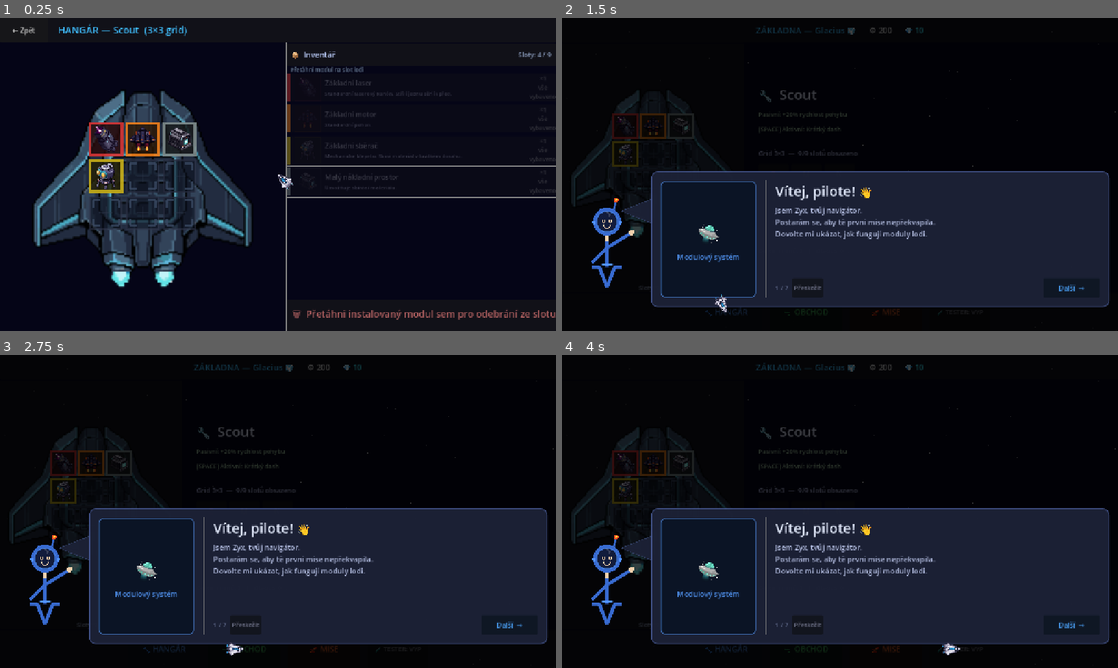
Above: before the commit, frames 1-4 (two rows, left to right).
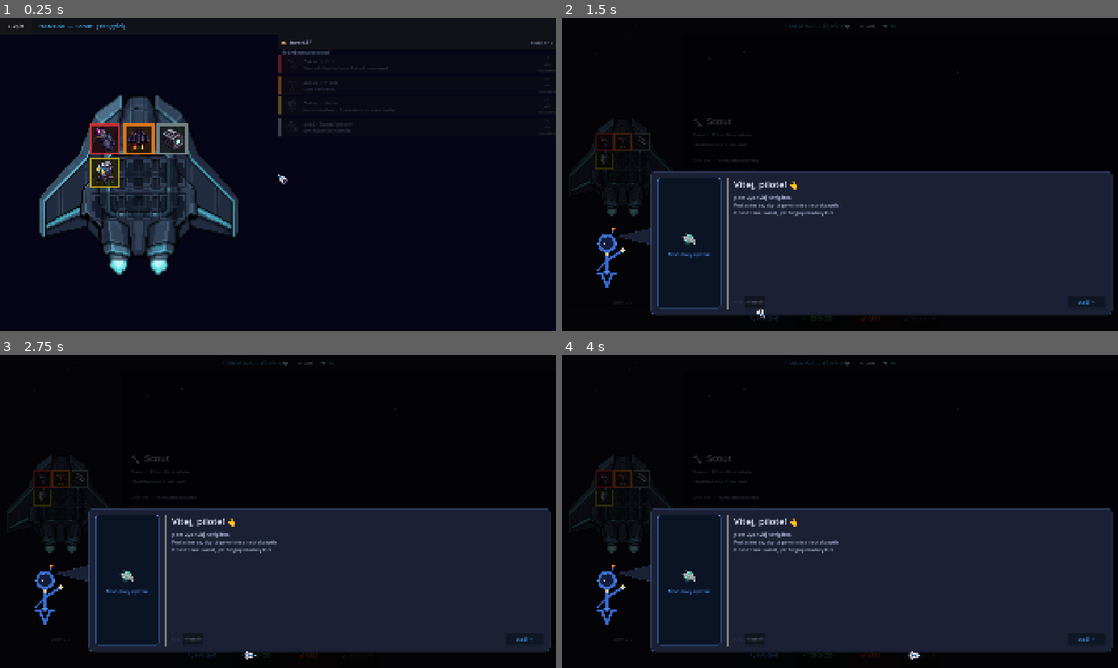
Above: after the commit, the same moments.

Repository: goldy714/Voidascend
Game: Godot game, scene res://scenes/hangar.tscn
Two runs of this game, one before a commit and one after it. Both use one fixed random seed, a clock stepped at 60 frames per second and the inputs below. This scene is started directly instead of the project's main scene.
Inputs:
- Up to frame 1 (0.25 s): no input
- Up to frame 2 (1.5 s): click "← Zpět" at 0.5 s; click "🔧 HANGÁR" at 1.25 s
- Up to frame 3 (2.75 s): click "🛒 OBCHOD" at 2 s
- Up to frame 4 (4 s): click "🚀 MISE" at 2.75 s; click "🧪 TESTER: VYP" at 3.5 s

The runs differ from the first frame. In frame 1, 11% of the frame differs, in the area x 1-100%, y 1-100%; in frame 2, 9.2%; in frame 3, 9.2%; in frame 4, 9.2%.

Commit message:
Improve hangar module removal

Diff:
--- a/project.godot
+++ b/project.godot
@@ -27,8 +27,8 @@
 
 [display]
 
-window/size/viewport_width=1280
-window/size/viewport_height=720
+window/size/viewport_width=1920
+window/size/viewport_height=1080
 window/stretch/mode="canvas_items"
 
 [rendering]
--- a/scripts/hangar.gd
+++ b/scripts/hangar.gd
@@ -1,13 +1,28 @@
 extends Node2D
+
+const HangarDragPreview = preload("res://scripts/hangar_drag_preview.gd")
 
 var _inventory_container: VBoxContainer
 var _info_label:          Label
 var _slots_lbl:           Label
 var _ship_view:           Control   # ShipHangarView
+var _right_drop_area:     Control
+var _right_drop_overlay:  Control
 
 func _ready() -> void:
 	_build_background()
 	_build_ui()
+	set_process(false)
+
+func _process(_delta: float) -> void:
+	if not is_instance_valid(_right_drop_overlay) or not _right_drop_overlay.visible:
+		set_process(false)
+		return
+	var pointer_inside: bool = _right_drop_area.get_global_rect().has_point(
+		_right_drop_area.get_global_mouse_position()
+	)
+	if not pointer_inside or not Input.is_mouse_button_pressed(MOUSE_BUTTON_LEFT):
+		_show_right_drop_overlay(false)
 
 func _unhandled_input(event: InputEvent) -> void:
 	if event.is_action_pressed("ui_cancel") and not event.is_echo():
@@ -73,11 +88,19 @@
 	split.add_child(divider)
 
 	# ── Right half: inventory ─────────────────────────────────────
+	var right_panel := Control.new()
+	right_panel.custom_minimum_size = Vector2(540, 0)
+	right_panel.size_flags_horizontal = Control.SIZE_EXPAND_FILL
+	right_panel.size_flags_vertical = Control.SIZE_EXPAND_FILL
+	right_panel.mouse_filter = Control.MOUSE_FILTER_PASS
+	split.add_child(right_panel)
+	_right_drop_area = right_panel
+
 	var right_vbox := VBoxContainer.new()
-	right_vbox.custom_minimum_size = Vector2(540, 0)
+	right_vbox.set_anchors_preset(Control.PRESET_FULL_RECT)
 	right_vbox.size_flags_vertical = Control.SIZE_EXPAND_FILL
 	right_vbox.add_theme_constant_override("separation", 0)
-	split.add_child(right_vbox)
+	right_panel.add_child(right_vbox)
 
 	# Inventory header
 	var hdr := PanelContainer.new()
@@ -121,32 +144,135 @@
 	_inventory_container.add_theme_constant_override("separation", 2)
 	scroll.add_child(_inventory_container)
 
-	# Unequip drop zone at the bottom
-	var drop_zone := PanelContainer.new()
-	drop_zone.custom_minimum_size = Vector2(0, 72)
-	right_vbox.add_child(drop_zone)
-
-	var dz_lbl := Label.new()
-	dz_lbl.text = "  🗑  Přetáhni instalovaný modul sem pro odebrání ze slotu"
-	dz_lbl.vertical_alignment = VERTICAL_ALIGNMENT_CENTER
-	dz_lbl.add_theme_font_size_override("font_size", 22)
-	dz_lbl.add_theme_color_override("font_color", Color(0.70, 0.38, 0.38))
-	drop_zone.add_child(dz_lbl)
-
-	drop_zone.set_drag_forwarding(
-		func(_pos: Vector2) -> Variant: return null,
-		func(_pos: Vector2, data: Variant) -> bool:
-			return data is Dictionary and data.get("type") == "slot_module",
-		func(_pos: Vector2, data: Variant) -> void:
-			var from_slot: int = data.get("from_slot", -1)
-			if from_slot >= 0:
-				GameData.unequip_module(from_slot)
-				_set_info("✓ Modul odebrán ze slotu")
-				_refresh_inventory()
-				_ship_view.rebuild(_refresh_inventory)
+	_build_right_drop_overlay(right_panel)
+	_bind_right_drop_area(right_panel)
+	_bind_right_drop_area(right_vbox)
+	_bind_right_drop_area(hdr)
+	_bind_right_drop_area(hint_lbl)
+	_bind_right_drop_area(scroll)
+	_bind_right_drop_area(_inventory_container)
+
+	_refresh_inventory()
+
+func _build_right_drop_overlay(parent: Control) -> void:
+	var overlay := PanelContainer.new()
+	overlay.set_anchors_preset(Control.PRESET_FULL_RECT)
+	overlay.visible = false
+	overlay.mouse_filter = Control.MOUSE_FILTER_IGNORE
+
+	var style := StyleBoxFlat.new()
+	style.bg_color = Color(0.04, 0.06, 0.10, 0.88)
+	style.border_color = Color(0.95, 0.62, 0.18, 0.95)
+	style.border_width_left = 3
+	style.border_width_top = 3
+	style.border_width_right = 3
+	style.border_width_bottom = 3
+	style.set_corner_radius_all(6)
+	overlay.add_theme_stylebox_override("panel", style)
+	parent.add_child(overlay)
+	_right_drop_overlay = overlay
+
+	var margin := MarginContainer.new()
+	margin.set_anchors_preset(Control.PRESET_FULL_RECT)
+	margin.add_theme_constant_override("margin_left", 28)
+	margin.add_theme_constant_override("margin_top", 28)
+	margin.add_theme_constant_override("margin_right", 28)
+	margin.add_theme_constant_override("margin_bottom", 28)
+	overlay.add_child(margin)
+
+	var center := CenterContainer.new()
+	center.size_flags_horizontal = Control.SIZE_EXPAND_FILL
+	center.size_flags_vertical = Control.SIZE_EXPAND_FILL
+	margin.add_child(center)
+
+	var box := VBoxContainer.new()
+	box.alignment = BoxContainer.ALIGNMENT_CENTER
+	box.add_theme_constant_override("separation", 12)
+	center.add_child(box)
+
+	var icon_lbl := Label.new()
+	icon_lbl.text = "⚙"
+	icon_lbl.horizontal_alignment = HORIZONTAL_ALIGNMENT_CENTER
+	icon_lbl.add_theme_font_size_override("font_size", 52)
+	icon_lbl.add_theme_color_override("font_color", Color(1.0, 0.76, 0.30))
+	box.add_child(icon_lbl)
+
+	var title_lbl := Label.new()
+	title_lbl.text = "ODINSTALOVAT MODUL Z LODI"
+	title_lbl.horizontal_alignment = HORIZONTAL_ALIGNMENT_CENTER
+	title_lbl.add_theme_font_size_override("font_size", 24)
+	title_lbl.add_theme_color_override("font_color", Color(1.0, 0.88, 0.48))
+	box.add_child(title_lbl)
+
+	var hint_lbl := Label.new()
+	hint_lbl.text = "Pusť modul kdekoliv vpravo"
+	hint_lbl.horizontal_alignment = HORIZONTAL_ALIGNMENT_CENTER
+	hint_lbl.add_theme_font_size_override("font_size", 17)
+	hint_lbl.add_theme_color_override("font_color", Color(0.76, 0.82, 0.90))
+	box.add_child(hint_lbl)
+
+	var sub_lbl := Label.new()
+	sub_lbl.text = "Modul se vrátí do inventáře"
+	sub_lbl.horizontal_alignment = HORIZONTAL_ALIGNMENT_CENTER
+	sub_lbl.add_theme_font_size_override("font_size", 14)
+	sub_lbl.add_theme_color_override("font_color", Color(0.48, 0.55, 0.66))
+	box.add_child(sub_lbl)
+
+func _bind_right_drop_area(area: Control) -> void:
+	area.set_drag_forwarding(
+		func(_pos: Vector2) -> Variant:
+			return _right_drop_get_drag_data(area),
+		_right_drop_can_drop_data,
+		_right_drop_data
 	)
 
-	_refresh_inventory()
+func _bind_right_drop_area_tree(root: Node) -> void:
+	if root is Control:
+		_bind_right_drop_area(root as Control)
+	for child in root.get_children():
+		_bind_right_drop_area_tree(child)
+
+func _right_drop_get_drag_data(area: Control) -> Variant:
+	var module_id: String = _find_inventory_module_id(area)
+	if not module_id.is_empty() and GameData.available_count(module_id) > 0:
+		area.set_drag_preview(HangarDragPreview.make(module_id))
+		return {"type": "module", "module_id": module_id, "from_slot": -1}
+	return null
+
+func _find_inventory_module_id(start: Node) -> String:
+	var node: Node = start
+	while is_instance_valid(node) and node != _inventory_container:
+		var module_id_value: Variant = node.get("module_id")
+		if module_id_value is String:
+			var module_id: String = module_id_value
+			if not module_id.is_empty():
+				return module_id
+		node = node.get_parent()
+	return ""
+
+func _right_drop_can_drop_data(_pos: Vector2, data: Variant) -> bool:
+	var can_drop: bool = false
+	if data is Dictionary:
+		can_drop = data.get("type", "") == "slot_module"
+	_show_right_drop_overlay(can_drop)
+	return can_drop
+
+func _right_drop_data(_pos: Vector2, data: Variant) -> void:
+	_show_right_drop_overlay(false)
+	var from_slot: int = data.get("from_slot", -1)
+	if from_slot >= 0:
+		GameData.unequip_module(from_slot)
+		_set_info("✓ Modul odinstalován z lodi")
+		_refresh_inventory()
+		_ship_view.rebuild(_refresh_inventory)
+
+func _show_right_drop_overlay(value: bool) -> void:
+	if not is_instance_valid(_right_drop_overlay):
+		return
+	if _right_drop_overlay.visible == value:
+		return
+	_right_drop_overlay.visible = value
+	set_process(value)
 
 # ── Refresh ───────────────────────────────────────────────────────
 
@@ -249,6 +375,8 @@
 		lbl.add_theme_font_size_override("font_size", 15)
 		_inventory_container.add_child(lbl)
 
+	_bind_right_drop_area_tree(_inventory_container)
+
 func _set_info(msg: String) -> void:
 	if is_instance_valid(_info_label):
 		_info_label.text = msg
Not shown, changed: devlog.md
